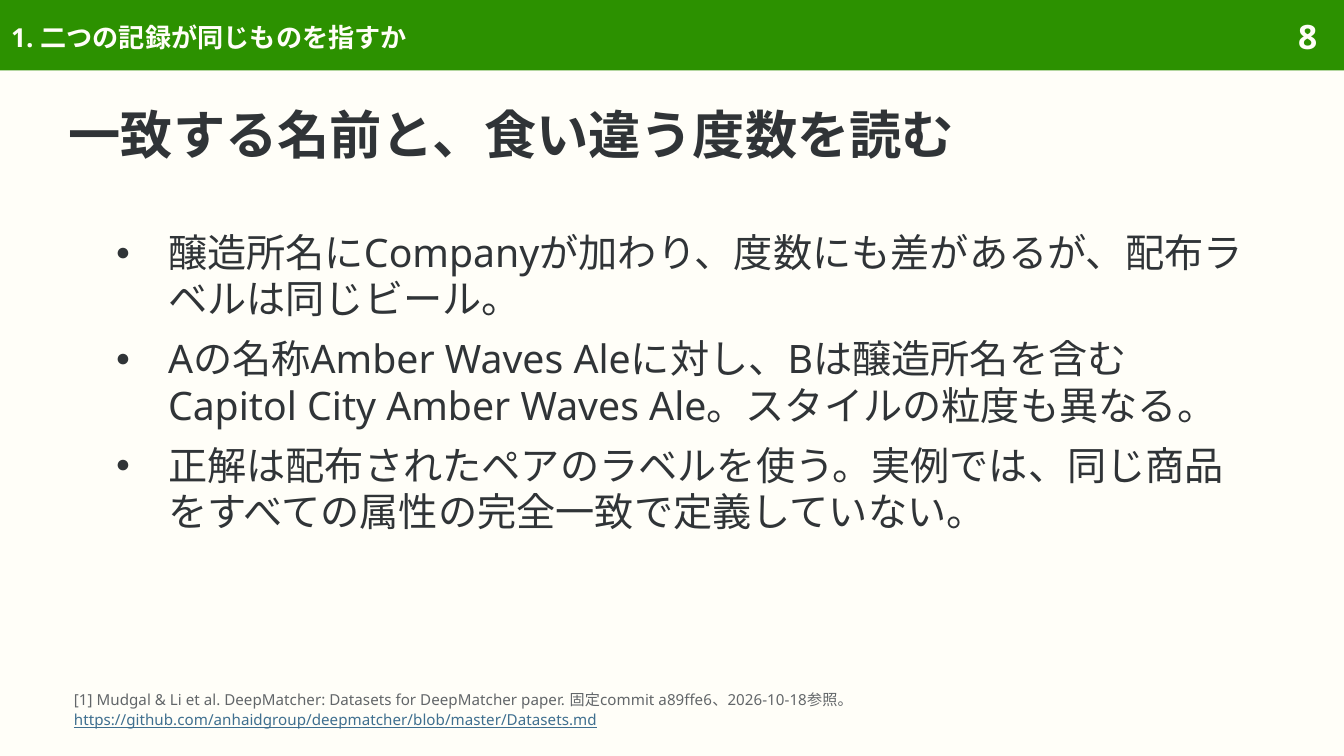
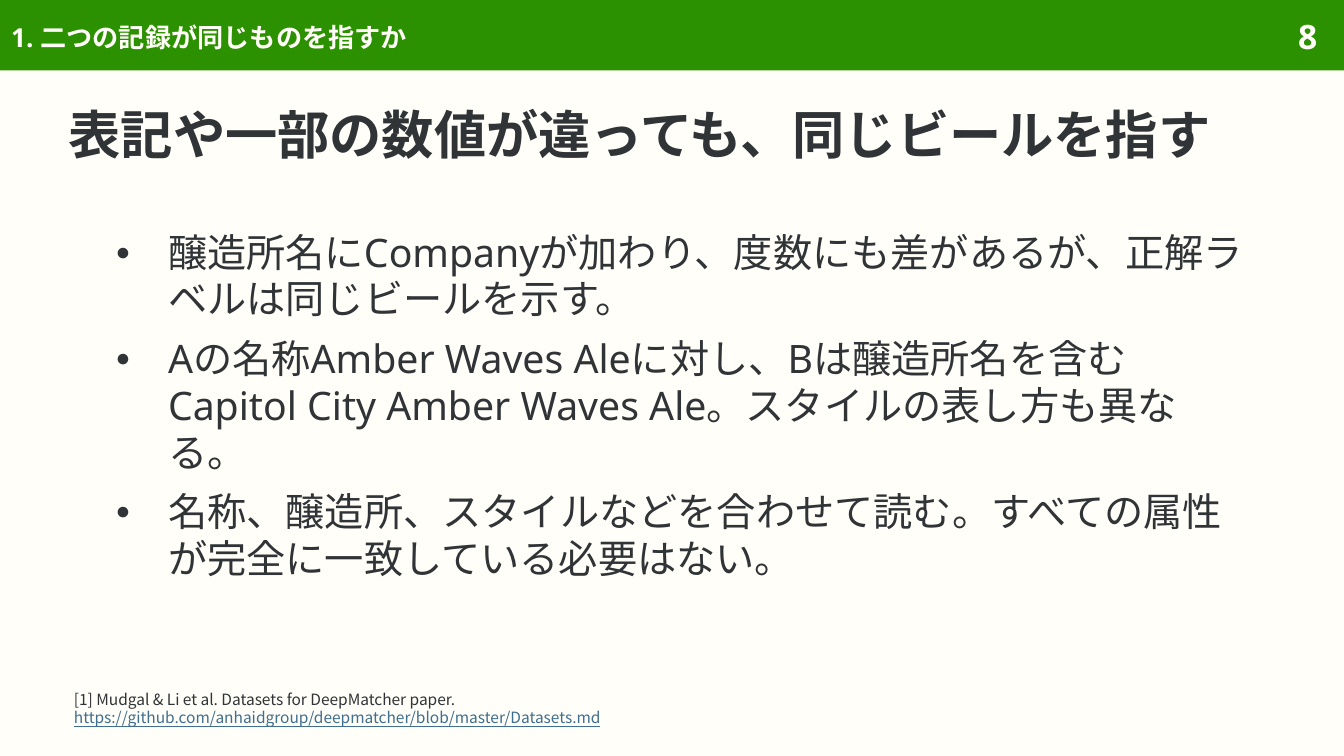
Before and after one commit to sasakiy84/datasets-in-10-minutes, a slide deck: slide 8 of slides/datasets-in-10-minutes-entity-matching.pptx. Drawn at 1344x756 pixels with LibreOffice and Linux fonts; fonts in the diff are those of the drawing. Boxes give left, top, right and bottom in pixels: in the first picture for what was removed or moved away, otherwise in the second. Text is boxed around its words. In the diff, an @@ line names an element or a change of style, - is before the commit and + after.

Commit message:
Rebuild entity matching around DeepMatcher datasets and record linkage

```diff
--- a/slides/datasets-in-10-minutes-entity-matching.pptx
+++ b/slides/datasets-in-10-minutes-entity-matching.pptx
@@ title at (69,109,1211,159): text changed @@
-一致する名前と、食い違う度数を読む
+表記や一部の数値が違っても、同じビールを指す
@@ text at (168,234,1243,576): text changed @@
-● 醸造所名にCompanyが加わり、度数にも差があるが、配布ラベルは同じビール。
-● Aの名称Amber Waves Aleに対し、Bは醸造所名を含むCapitol City Amber Waves Ale。スタイルの粒度も異なる。
-● 正解は配布されたペアのラベルを使う。実例では、同じ商品をすべての属性の完全一致で定義していない。
+● 醸造所名にCompanyが加わり、度数にも差があるが、正解ラベルは同じビールを示す。
+● Aの名称Amber Waves Aleに対し、Bは醸造所名を含むCapitol City Amber Waves Ale。スタイルの表し方も異なる。
+● 名称、醸造所、スタイルなどを合わせて読む。すべての属性が完全に一致している必要はない。
@@ text at (74,692,456,709): text changed; size 8.1 to 8.3 pt; font Noto Sans to Noto Sans CJK JP; text colour #626669 to #303437 @@
-[1] Mudgal & Li et al. DeepMatcher: Datasets for DeepMatcher paper. 固定commit a89ffe6、2026-10-18参照。
+[1] Mudgal & Li et al. Datasets for DeepMatcher paper.
@@ text at (74,708,601,727): size 8.1 to 8.3 pt, font Noto Sans to Noto Sans CJK JP in "https://github.com/anhaidgroup/deepmatcher/blob/master/Datas ..."; line spacing 9.4pt to 1 @@
```
Also in this commit, not shown: 44 other slides changed, 5 slides added, 13 slides removed, 44 other files.
